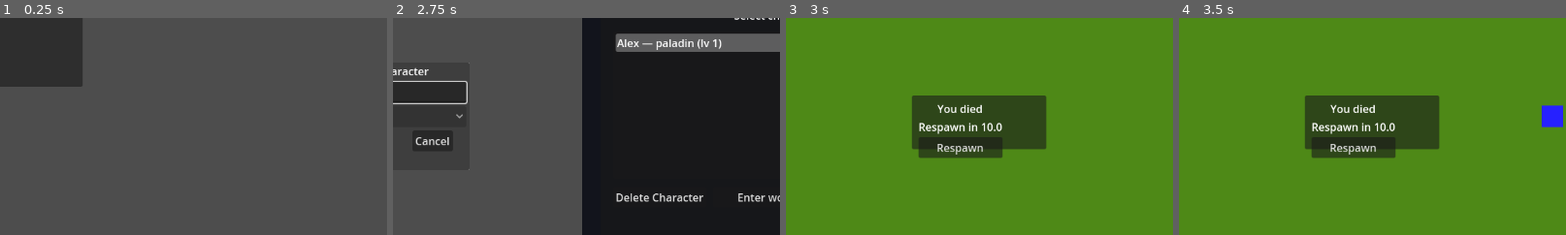
Above: before the commit, frames 1-4 (left to right).
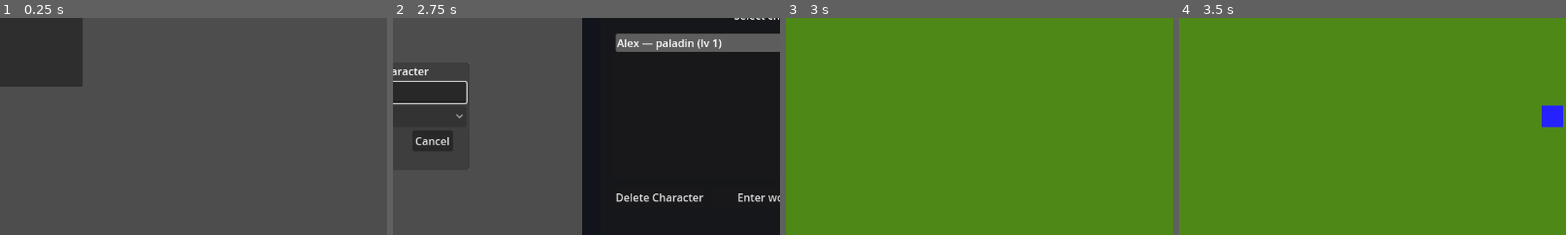
Above: after the commit, the same moments.

Repository: denisshkytko/mmo-mvp-godot
Game: Godot game, scene res://ui/flow/LoginUI.tscn
The game is run twice, just before and just after one commit, with the same random seed, the same clock (stepped at 60 frames per second) and the same inputs. The engine's default icon, where the game draws it, is replaced by a stand-in: a white triangle on a blue panel in a dark square.
Inputs (mouse positions are % of the whole screen's width and height, from its top left):
- Up to frame 1 (0.25 s): no input
- Up to frame 2 (2.75 s): click "Sign in" at 0.5 s; click (25, 44) at 1.27 s; type "Alex" at 1.35 s; click "Create" at 2 s
- Up to frame 3 (3 s): click "Enter world" at 2.75 s
- Up to frame 4 (3.5 s): no input
The pictures show only the part of the screen within x 26-76%, y 27-77%; the shares and areas given below are measured in that part.

Frames 1-2 are identical in both runs. In frame 3, 9.6% of the frame differs, in the area x 32-68%, y 35-65%; in frame 4, 9.6%.
Error before the commit: Trying to assign value of type 'PanelContainer' to a variable of type 'Panel'. (res://ui/game/hud/respawn_hud.gd:4)

Commit message:
Fix headless LootProfile preload and RespawnHUD type

Diff:
--- a/tests/run_headless.gd
+++ b/tests/run_headless.gd
@@ -3,6 +3,7 @@
 const DATAB_DB_TIMEOUT_SEC := 8.0
 const SAVE_TEST_PREFIX := "__smoke__"
 const LOOT_PROFILE_PATH := "res://core/loot/profiles/loot_profile_aggressive_default.tres"
+const LootProfile = preload("res://core/loot/loot_profile.gd")
 
 var _failures: Array[String] = []
 var _datadb_initialized := false
--- a/ui/game/hud/respawn_hud.gd
+++ b/ui/game/hud/respawn_hud.gd
@@ -1,7 +1,7 @@
 extends CanvasLayer
 class_name RespawnHUD
 
-@onready var panel: Panel = $Root/SafeArea/Content/RespawnPanel
+@onready var panel: PanelContainer = $Root/SafeArea/Content/RespawnPanel
 @onready var title_label: Label = $Root/SafeArea/Content/RespawnPanel/Padding/Content/VBox/TitleLabel
 @onready var timer_label: Label = $Root/SafeArea/Content/RespawnPanel/Padding/Content/VBox/TimerLabel
 @onready var respawn_button: Button = $Root/SafeArea/Content/RespawnPanel/Padding/Content/VBox/RespawnButton
